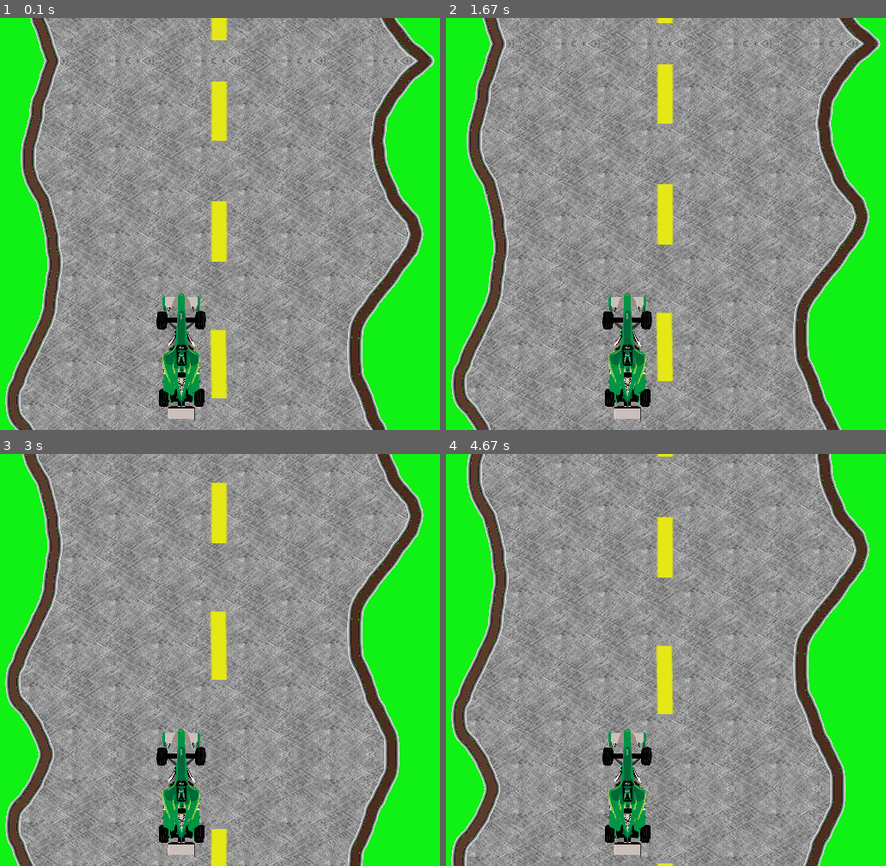
Above: before the commit, frames 1-4 (two rows, left to right).
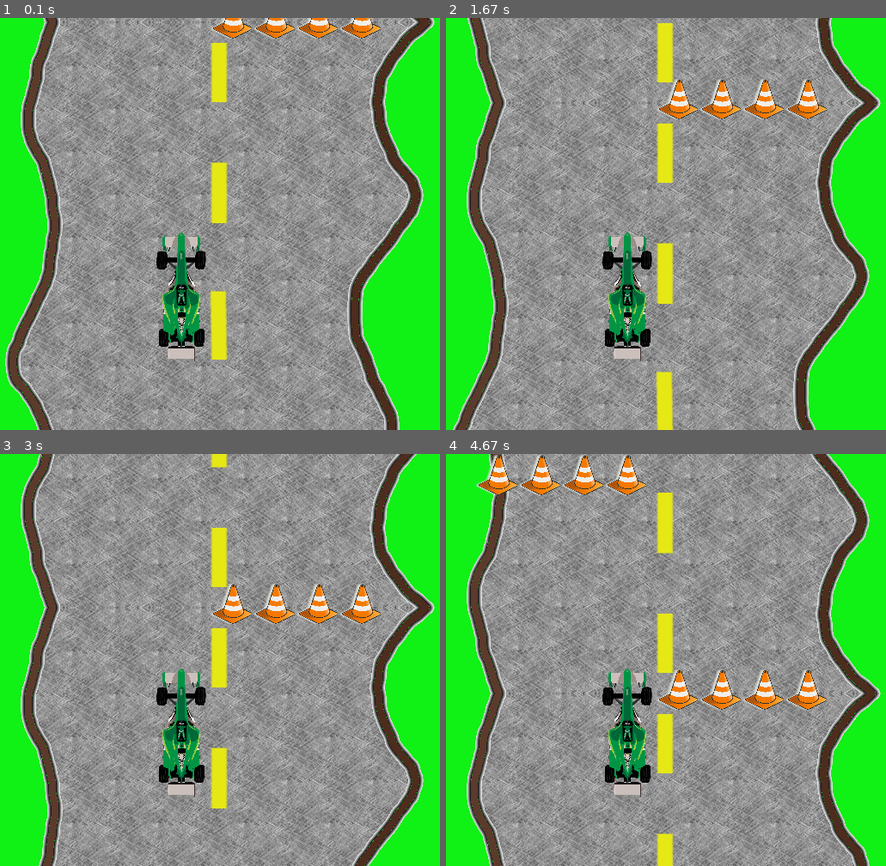
Above: after the commit, the same moments.

Repository: unclej/pygame_projects
Game: pygame game, started from racing.py
Same seed, same stepped clock (60 frames per second), same inputs: the game is played once before the commit and once after it.
Inputs:
- Up to frame 1 (0.1 s): no input
- Up to frame 2 (1.67 s): no input
- Up to frame 3 (3 s): no input
- Up to frame 4 (4.67 s): no input

The runs differ from the first frame. In frame 1, 40% of the frame differs, in the area x 1-99%, y 0-100%; in frame 2, 44%; in frame 3, 41%; in frame 4, 44%.

Commit message:
Obstacles added

Diff:
--- a/racing.py
+++ b/racing.py
@@ -3,28 +3,36 @@
 from racing_classes import *
 
 pygame.init()
-color = (26, 255, 255)
 size = (width, height) = (850, 480)
 screen = pygame.display.set_mode(size)
 clock = pygame.time.Clock()
-speed = 5
+speed = 1
 
 def main():
+    global speed
     road = []
     road.append(Road(screen,"images/road1.png",0))
     road.append(Road(screen,"images/road2.png",-480))
     car = RaceCar(screen,"images/car.png")
+    obstacles = []
+    for i in range(4):
+        obstacles.append(Obstacle(screen, "images/cone.png", 150 + i * 50, -280))
+        obstacles.append(Obstacle(screen,"images/cone.png",360+i*50, -30))
     while True:
         clock.tick(60)
         for event in pygame.event.get():
             if event.type == QUIT:
                 sys.exit()
+
         for r in road:
-            r.update(10)
+            r.update(speed)
+            r.draw()
 
-        screen.fill(color)
-        for r in road:
-            r.draw()
+        for o in obstacles:
+            if(o.update(speed)):
+                pass
+            else:
+                o.draw()
         car.draw()
         pygame.display.flip()
 
--- a/racing_classes.py
+++ b/racing_classes.py
@@ -1,3 +1,5 @@
+import random
+
 import pygame
 from pygame.locals import *
 
@@ -26,8 +28,28 @@
         self.img = pygame.image.load(img_path)
         self.img = pygame.transform.scale(self.img, (75, 150))
         self.rect = self.img.get_rect()
-        self.rect.move_ip(290,320)
+        self.rect.move_ip(290,250)
         self.screen = screen
 
     def draw(self):
         self.screen.blit(self.img,self.rect)
+
+class Obstacle:
+
+    def __init__(self,screen,img_path,x,y):
+        self.img = pygame.image.load(img_path)
+        self.img = pygame.transform.scale(self.img, (50, 50))
+        self.rect = self.img.get_rect()
+        self.rect.move_ip(x, y)
+        self.screen = screen
+
+    def update(self,speed):
+        self.rect.move_ip([0,speed])
+        if(self.rect.top > self.screen.get_height()):
+            self.rect.move_ip([0,-550])
+            return True
+        return False
+
+
+    def draw(self):
+        self.screen.blit(self.img, self.rect)
Binary file added: images/cone.png
